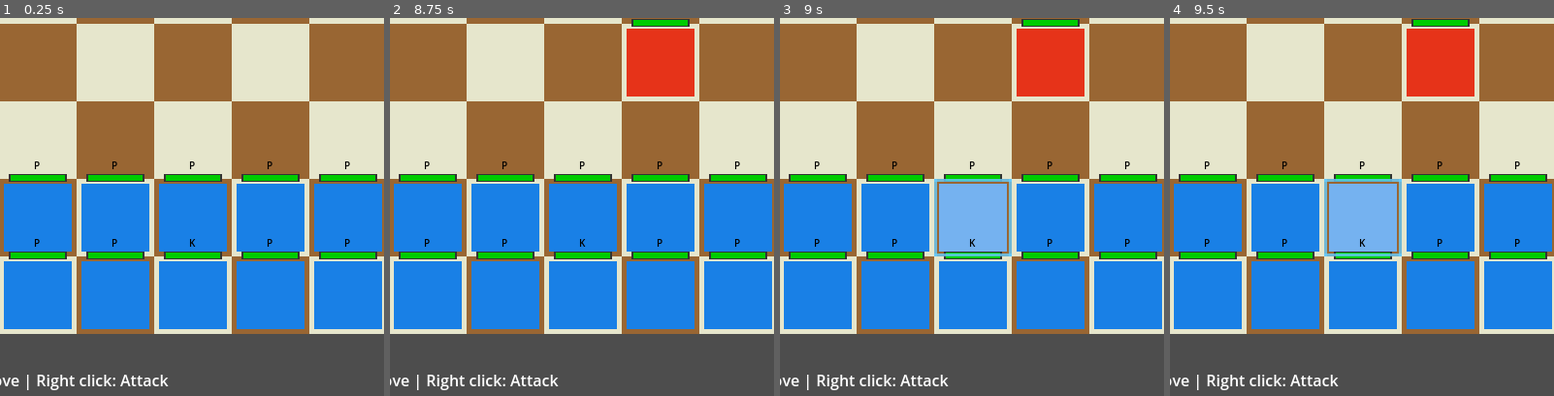
Above: before the commit, frames 1-4 (left to right).
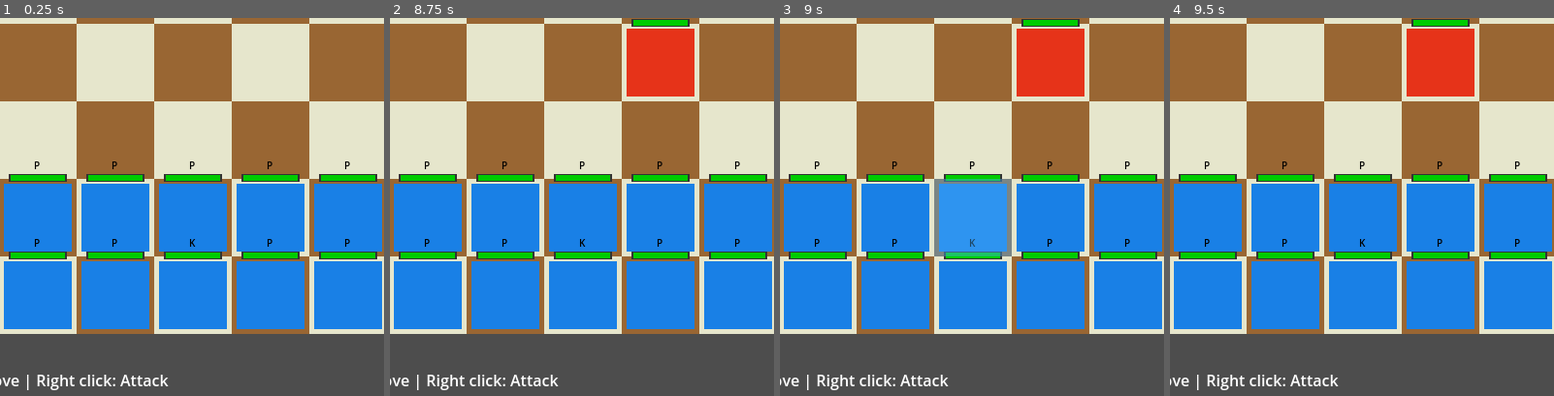
Above: after the commit, the same moments.

Repository: charlesbalcony/grid-game2.0
Game: Godot game, scene res://scenes/Main.tscn
The game is run twice, just before and just after one commit, with the same random seed, the same clock (stepped at 60 frames per second) and the same inputs.
Inputs (mouse positions are % of the whole screen's width and height, from its top left):
- Up to frame 1 (0.25 s): no input
- Up to frame 2 (8.75 s): click "End Turn" at 0.5 s; click "End Turn" at 1.25 s; click "End Turn" at 2 s; tap Enter at 2.75, 4.25, 5.75 s; move the mouse to (45, 71) at 2.77 s; click (45, 71) at 2.92 s; tap Space at 3.5, 5, 6.5 s; drag from (80, 66) to (45, 71) at 3.52 s; move the mouse to (20, 35) at 4.27 s; click (20, 35) at 4.42 s; drag from (55, 51) to (20, 35) at 5.02 s; move the mouse to (35, 25) at 5.77 s; click (35, 25) at 5.92 s; drag from (72, 46) to (35, 25) at 6.52 s; move the mouse to (30, 56) at 7.27 s; click (30, 56) at 7.42 s; drag from (60, 28) to (30, 56) at 8.02 s
- Up to frame 3 (9 s): move the mouse to (45, 71) at 8.77 s; click (45, 71) at 8.92 s
- Up to frame 4 (9.5 s): no input
The pictures show only the part of the screen within x 20-70%, y 50-100%; the shares and areas given below are measured in that part.

Frames 1-2 are identical in both runs. In frame 3, 4.1% of the frame differs, in the area x 40-61%, y 42-64%; in frame 4, 3.8%.

Commit message:
fixed possible bug, have drag and drop for move

Diff:
--- a/my-first-game/scripts/components/InputHandler.gd
+++ b/my-first-game/scripts/components/InputHandler.gd
@@ -12,6 +12,12 @@
 
 var current_mode = "MOVE"  # "MOVE" or "ATTACK"
 
+# Drag state tracking
+var is_dragging = false
+var drag_start_pos = Vector2.ZERO
+var drag_start_grid = Vector2.ZERO
+var drag_hover_grid = Vector2(-1, -1)  # Current hover position during drag
+
 signal left_click_processed(grid_pos)
 signal right_click_processed(grid_pos)
 signal mode_changed(new_mode)
@@ -46,19 +52,128 @@
 			parent_node._input = _input
 
 func _input(event):
-	"""Process input events"""
+	"""Process input events with drag support"""
 	# Only allow input during player's turn
 	if game_manager and game_manager.current_team != "player":
 		print("Input blocked - current team: ", game_manager.current_team)
 		return
 
-	if event is InputEventMouseButton and event.pressed:
-		# Convert screen coordinates to world coordinates
+	if event is InputEventMouseButton:
 		var world_pos = parent_node.get_global_mouse_position()
+		var grid_pos = grid_system.world_to_grid_pos(world_pos)
+
 		if event.button_index == MOUSE_BUTTON_LEFT:
+			if event.pressed:
+				# Mouse down - start potential drag
+				start_drag(world_pos, grid_pos)
+			else:
+				# Mouse up - end drag or handle click
+				end_drag(world_pos, grid_pos)
+		elif event.button_index == MOUSE_BUTTON_RIGHT and event.pressed:
+			handle_right_click(world_pos)
+
+	elif event is InputEventMouseMotion and is_dragging:
+		# Handle drag motion
+		handle_drag_motion(event.position)
+
+func start_drag(world_pos: Vector2, grid_pos: Vector2):
+	"""Start drag operation"""
+	if not grid_system.is_valid_position(grid_pos):
+		return
+
+	# Check if there's a player piece to drag
+	if piece_manager.is_position_occupied(grid_pos):
+		var piece = piece_manager.get_piece_at_position(grid_pos)
+		if piece.team == "player":
+			is_dragging = true
+			drag_start_pos = world_pos
+			drag_start_grid = grid_pos
+			drag_hover_grid = grid_pos  # Initialize hover position to start position
+
+			# Highlight the piece being dragged
+			if ui_manager:
+				ui_manager.highlight_drag_position(grid_pos)
+
+			print("Started dragging piece at: ", grid_pos)
+
+func handle_drag_motion(screen_pos: Vector2):
+	"""Handle drag motion with safe hover highlighting"""
+	if not is_dragging or not ui_manager:
+		return
+
+	# Convert screen position to world position and then to grid
+	var world_pos = parent_node.get_global_mouse_position()
+	var grid_pos = grid_system.world_to_grid_pos(world_pos)
+
+	# Only update if we're hovering over a different grid position
+	if grid_pos != drag_hover_grid:
+		# Clear previous hover highlight
+		ui_manager.clear_hover_highlights()
+
+		# Update hover position
+		drag_hover_grid = grid_pos
+
+		# Only highlight valid move positions: adjacent, empty squares
+		if (grid_system.is_valid_position(grid_pos) and
+			grid_pos != drag_start_grid and
+			drag_start_grid.distance_to(grid_pos) <= 1.5 and
+			not piece_manager.is_position_occupied(grid_pos)):
+			ui_manager.highlight_hover_position(grid_pos)
+
+func end_drag(world_pos: Vector2, grid_pos: Vector2):
+	"""End drag operation"""
+	if is_dragging:
+		# Clear drag and hover highlighting
+		if ui_manager:
+			ui_manager.clear_drag_highlights()
+			ui_manager.clear_hover_highlights()
+
+		var drag_distance = drag_start_pos.distance_to(world_pos)
+
+		if drag_distance > 10.0:
+			# This was a drag - attempt move/attack
+			handle_drag_drop(drag_start_grid, grid_pos)
+		else:
+			# This was just a click
 			handle_left_click(world_pos)
-		elif event.button_index == MOUSE_BUTTON_RIGHT:
-			handle_right_click(world_pos)
+
+		# Reset drag state
+		is_dragging = false
+		drag_start_pos = Vector2.ZERO
+		drag_start_grid = Vector2.ZERO
+		drag_hover_grid = Vector2(-1, -1)
+	else:
+		# Normal click
+		handle_left_click(world_pos)
+
+func handle_drag_drop(start_grid: Vector2, end_grid: Vector2):
+	"""Handle piece being dragged from start to end - MOVE ONLY"""
+	if not grid_system.is_valid_position(end_grid):
+		print("Invalid drop position")
+		return
+
+	if start_grid == end_grid:
+		print("Dropped on same position")
+		return
+
+	# Check if move is adjacent
+	var distance = start_grid.distance_to(end_grid)
+	if distance > 1.5:  # Allow diagonal (sqrt(2) ≈ 1.41)
+		print("Can only drag to adjacent squares")
+		return
+
+	print("Drag drop from ", start_grid, " to ", end_grid)
+
+	# Only allow movement to empty squares - NO ATTACKS via drag
+	if piece_manager.is_position_occupied(end_grid):
+		print("Cannot drag to occupied square - use right-click for attacks")
+		return
+
+	# Perform move
+	print("Drag move!")
+	if piece_manager.move_piece(start_grid, end_grid):
+		if game_manager:
+			game_manager.use_action()
 
 func handle_left_click(world_pos: Vector2):
 	"""Handle left mouse click"""
@@ -94,11 +209,27 @@
 	# Right click on a piece to show attack options
 	if piece_manager.is_position_occupied(grid_pos):
 		var piece = piece_manager.get_piece_at_position(grid_pos)
+
+		# Add safety checks
+		if not piece:
+			print("ERROR: piece is null at position ", grid_pos)
+			return
+
+		if not piece.has("team"):
+			print("ERROR: piece has no team property at position ", grid_pos)
+			return
+
 		# Only allow right-clicking own pieces
 		if piece.team == "player":
 			piece_manager.select_piece(grid_pos)
-			if ui_manager:
+
+			# Add safety check for UI manager and piece structure
+			if ui_manager and piece.has("piece_node") and is_instance_valid(piece.piece_node):
 				ui_manager.show_attack_options(piece)
+			else:
+				print("ERROR: Invalid piece structure or UI manager for attack options")
+				return
+
 			set_mode("ATTACK")
 			print("Setting attack mode for piece at ", grid_pos)
 		else:
@@ -136,16 +267,16 @@
 			piece_manager.clear_selection()
 		else:
 			print("Cannot move there!")
-	# If clicked on a piece, select it
+	# If clicked on a piece, show info briefly instead of persistent selection
 	elif piece_manager.is_position_occupied(grid_pos):
 		var piece = piece_manager.get_piece_at_position(grid_pos)
-		# Only allow selecting own pieces
 		if piece.team == "player":
-			piece_manager.select_piece(grid_pos)
-		else:
-			print("Cannot select enemy pieces!")
-	# If clicked empty tile with no selection, do nothing
+			print("Player piece info: ", piece.piece_node.piece_type, " HP:", piece.piece_node.current_health, "/", piece.piece_node.max_health, " ATK:", piece.piece_node.attack_power)
+		else:
+			print("Enemy piece: ", piece.piece_node.piece_type, " HP:", piece.piece_node.current_health, "/", piece.piece_node.max_health)
+	# If clicked empty tile, clear any lingering selection
 	else:
+		print("Empty space at ", grid_pos)
 		piece_manager.clear_selection()
 
 func handle_attack_click(grid_pos: Vector2):
--- a/my-first-game/scripts/components/UIManager.gd
+++ b/my-first-game/scripts/components/UIManager.gd
@@ -10,6 +10,8 @@
 
 var attack_ui = null
 var attack_highlights = []
+var drag_highlights = []  # Store references to drag highlight ColorRects
+var hover_highlights = []  # Store references to hover target highlights
 var game_over_overlay = null  # Store reference to game over screen
 
 var parent_node = null
@@ -59,10 +61,32 @@
 func show_attack_options(piece_data):
 	"""Show attack options for a selected piece"""
 	if not attack_ui:
+		print("ERROR: attack_ui is null")
+		return
+
+	if not piece_data:
+		print("ERROR: piece_data is null")
+		return
+
+	if not piece_data.has("piece_node"):
+		print("ERROR: piece_data has no piece_node property")
 		return
 
 	var piece_node = piece_data.piece_node
+
+	if not is_instance_valid(piece_node):
+		print("ERROR: piece_node is not valid")
+		return
+
+	if not piece_node.has_method("get_available_attacks"):
+		print("ERROR: piece_node has no get_available_attacks method")
+		return
+
 	var attacks = piece_node.get_available_attacks()
+
+	if not attacks:
+		print("WARNING: piece has no available attacks")
+		attacks = []
 
 	# Clear previous buttons
 	var vbox = attack_ui.get_child(0).get_child(0)
@@ -166,6 +190,46 @@
 			highlight.queue_free()
 	attack_highlights.clear()
 
+func highlight_drag_position(grid_pos: Vector2):
+	"""Create drag selection highlight"""
+	if not grid_system or not parent_node:
+		return
+
+	var highlight = ColorRect.new()
+	highlight.size = Vector2(80, 80)  # TILE_SIZE = 80
+	highlight.position = grid_system.grid_to_world_pos(grid_pos)
+	highlight.color = SELECTED_COLOR
+	highlight.z_index = 1
+	parent_node.add_child(highlight)
+	drag_highlights.append(highlight)
+
+func clear_drag_highlights():
+	"""Clear all drag selection highlights"""
+	for highlight in drag_highlights:
+		if is_instance_valid(highlight):
+			highlight.queue_free()
+	drag_highlights.clear()
+
+func highlight_hover_position(grid_pos: Vector2):
+	"""Create hover target highlight with different color"""
+	if not grid_system or not parent_node:
+		return
+
+	var highlight = ColorRect.new()
+	highlight.size = Vector2(80, 80)  # TILE_SIZE = 80
+	highlight.position = grid_system.grid_to_world_pos(grid_pos)
+	highlight.color = HIGHLIGHT_COLOR  # Use yellow highlight for hover target
+	highlight.z_index = 1
+	parent_node.add_child(highlight)
+	hover_highlights.append(highlight)
+
+func clear_hover_highlights():
+	"""Clear all hover target highlights"""
+	for highlight in hover_highlights:
+		if is_instance_valid(highlight):
+			highlight.queue_free()
+	hover_highlights.clear()
+
 func clear_attack_ui():
 	"""Clear attack UI (alias for hide_attack_ui for compatibility)"""
 	hide_attack_ui()
@@ -351,3 +415,62 @@
 	else:
 		# Fallback to scene reload if restart_battle doesn't exist
 		get_tree().reload_current_scene()
+
+func show_error_message(message: String):
+	"""Show a temporary error message"""
+	if not parent_node:
+		return
+
+	# Create temporary error label
+	var error_label = Label.new()
+	error_label.text = message
+	error_label.add_theme_font_size_override("font_size", 20)
+	error_label.modulate = Color.RED
+	error_label.position = Vector2(50, 50)
+	error_label.z_index = 20
+
+	parent_node.add_child(error_label)
+
+	# Remove after 2 seconds
+	await get_tree().create_timer(2.0).timeout
+	if is_instance_valid(error_label):
+		error_label.queue_free()
+
+func show_piece_info(grid_pos: Vector2):
+	"""Show information about a piece at the given position"""
+	if not parent_node or not parent_node.has_method("get_piece_manager"):
+		return
+
+	var piece_manager = parent_node.piece_manager
+	if not piece_manager or not piece_manager.is_position_occupied(grid_pos):
+		return
+
+	var piece_data = piece_manager.get_piece_at_position(grid_pos)
+	if not piece_data or not piece_data.has("piece_node"):
+		return
+
+	var piece = piece_data.piece_node
+	var info_text = piece.piece_type.capitalize() + " (" + piece.team + ")"
+	info_text += "\nHP: " + str(piece.current_health) + "/" + str(piece.max_health)
+	info_text += "\nAttack: " + str(piece.attack_power)
+	info_text += "\nDefense: " + str(piece.defense)
+
+	# Create temporary info panel
+	var info_panel = Panel.new()
+	info_panel.size = Vector2(200, 120)
+	info_panel.position = Vector2(100, 100)
+	info_panel.z_index = 15
+
+	var info_label = Label.new()
+	info_label.text = info_text
+	info_label.position = Vector2(10, 10)
+	info_label.size = Vector2(180, 100)
+	info_label.add_theme_font_size_override("font_size", 14)
+
+	info_panel.add_child(info_label)
+	parent_node.add_child(info_panel)
+
+	# Remove after 3 seconds
+	await get_tree().create_timer(3.0).timeout
+	if is_instance_valid(info_panel):
+		info_panel.queue_free()
Not shown, changed: run.sh
